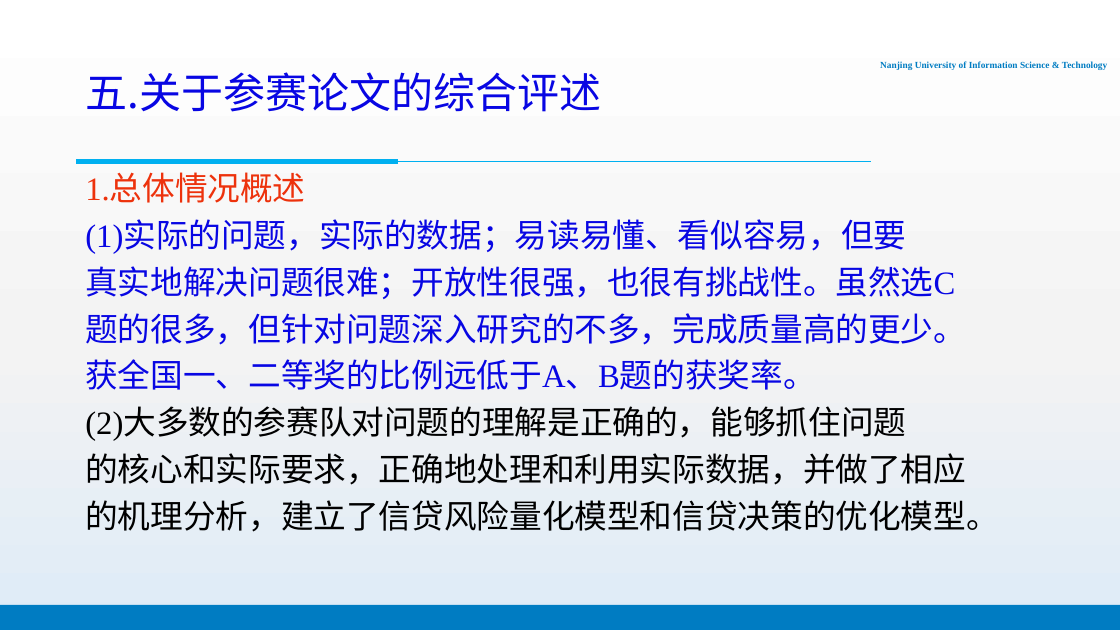
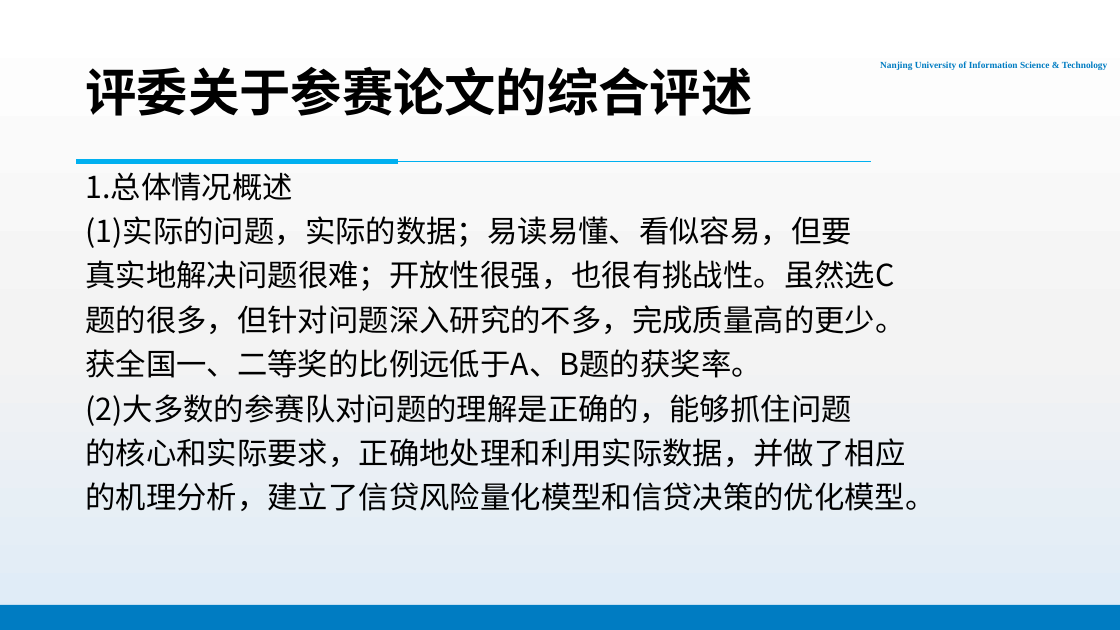
Before and after one commit to PhantomGMC/Week16-Math_model, a slide deck: slide 19 of 数模16周报告.pptx (slide 6 before the commit). Drawn at 1120x630 pixels with LibreOffice and Linux fonts; fonts in the diff are those of the drawing; background and template pictures are left out. Boxes give left, top, right and bottom in pixels: in the first picture for what was removed or moved away, otherwise in the second. Text is boxed around its words. In the diff, an @@ line names an element or a change of style, - is before the commit and + after.

```diff
--- a/数模16周报告.pptx
+++ b/数模16周报告.pptx
@@ title at <box>85,67,752,116</box>: text changed; size 36 to 44 pt; text colour #0806E3 to #000000; bold on @@
-五.关于参赛论文的综合评述
+评委关于参赛论文的综合评述
@@ text "1.总体情况概述" at <box>85,172,935,511</box>: size 28 to 26 pt; font Times New Roman to Noto Sans CJK SC in "1.总体情况概述", "(1)实际的问题，实际的数据；易读易懂、看似容易，但要", "真实地解决问题很难；开放性很强，也很有挑战性。虽然选C", "获全国一、二等奖的比例远低于A、B题的获奖率。" and 1 more places; text colour #ED320C to #000000 in "1.总体情况概述"; text colour #0806E3 to #000000 in "(1)实际的问题，实际的数据；易读易懂、看似容易，但要", "真实地解决问题很难；开放性很强，也很有挑战性。虽然选C", "题的很多，但针对问题深入研究的不多，完成质量高的更少。", "获全国一、二等奖的比例远低于A、B题的获奖率。" @@
```
Also in this commit, not shown: 12 other slides changed, 8 slides added, 3 slides removed.
